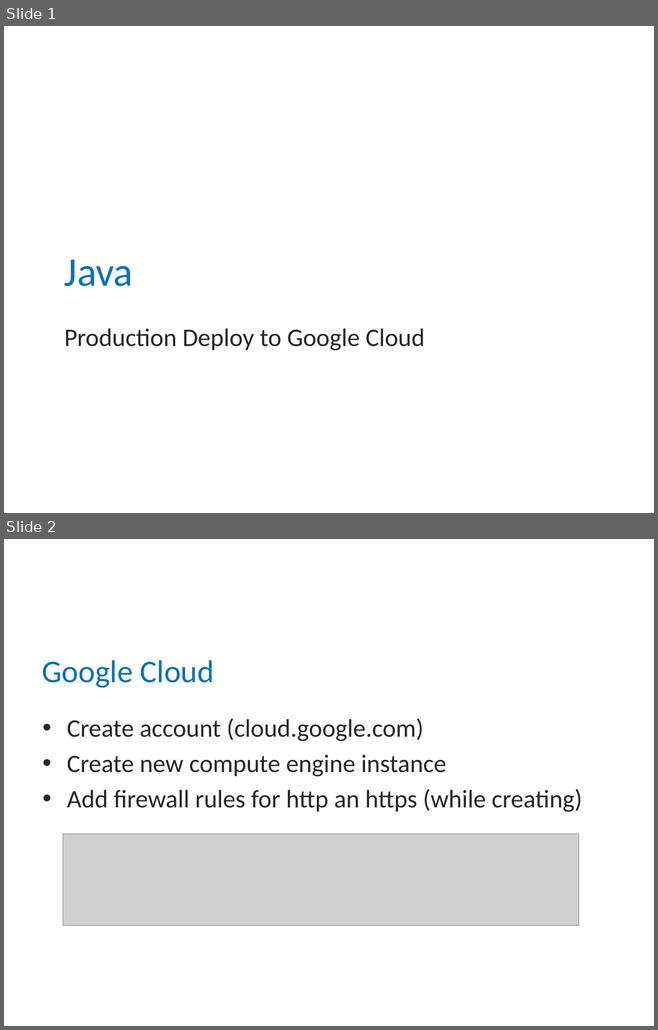
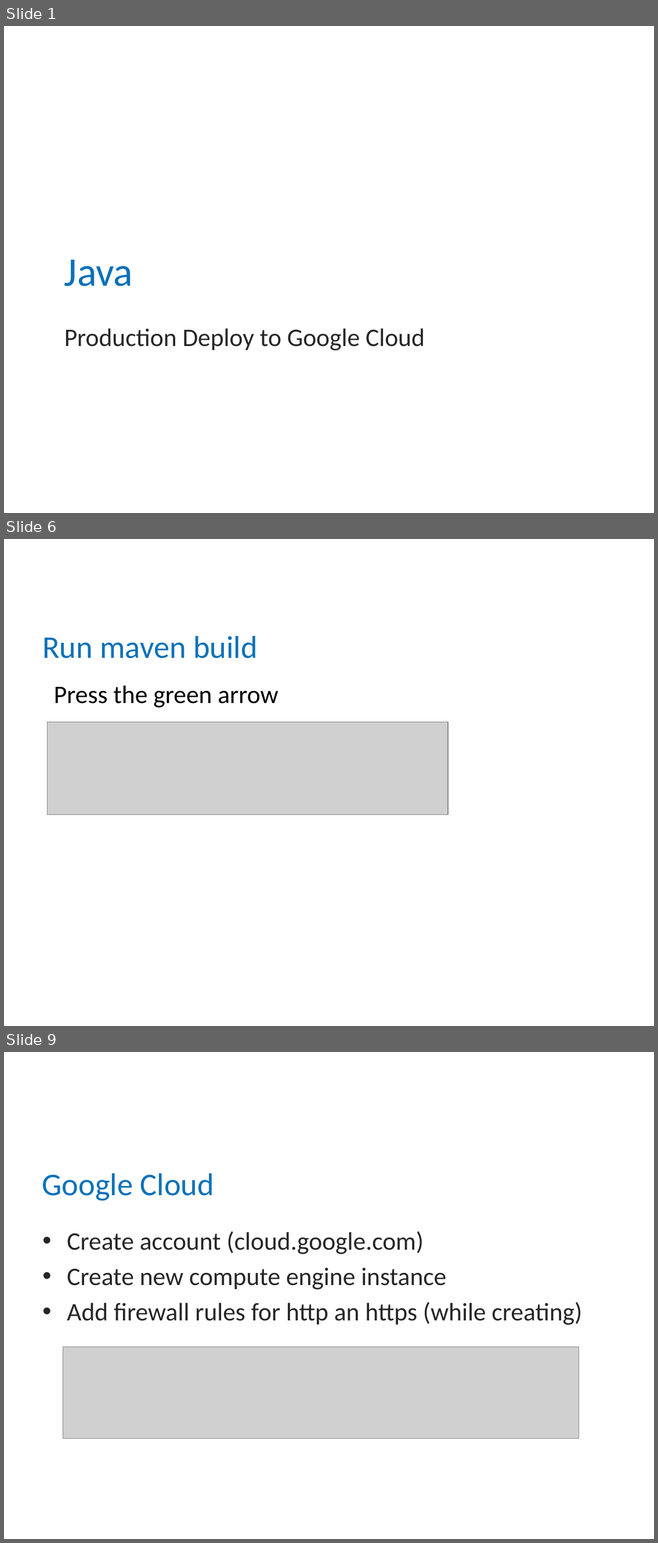
Before and after one commit to mitka0260/BCSlessons, a slide deck: src/main/java/ee/bcs/java/lectures/Loeng47 - Google-Cloud-Deploy.pptx. Shown one above the other, each under a label of ours: slides 1 and 2 before the commit, slides 1, 6 and 9 after it; the slides between them are not shown. The pictures are 658x1030 and 658x1543 pixels, drawn with LibreOffice and Linux fonts; fonts in the diff are those of the drawing; grey boxes stand for pictures; background and template pictures are left out. Boxes give left, top, right and bottom in pixels: in the first picture for what was removed or moved away, otherwise in the second. Text is boxed around its words. In the diff, an @@ line names an element or a change of style, - is before the commit and + after.

```diff
--- a/src/main/java/ee/bcs/java/lectures/Loeng47 - Google-Cloud-Deploy.pptx
+++ b/src/main/java/ee/bcs/java/lectures/Loeng47 - Google-Cloud-Deploy.pptx
@@ slide 6 added at (4, 539, 654, 1026), background #FFFFFF @@
@@ title added at (42, 636, 257, 658), 35 pt, text #0A71B9 @@
+Run maven build
@@ text added at (54, 685, 278, 708), 28 pt, text #000000 @@
+Press the green arrow
@@ picture added at (48, 722, 448, 815) @@
@@ what was slide 2 is now slide 9 @@
```
Also in this commit, not shown: 5 slides changed, 6 other slides added, 1 other file.
